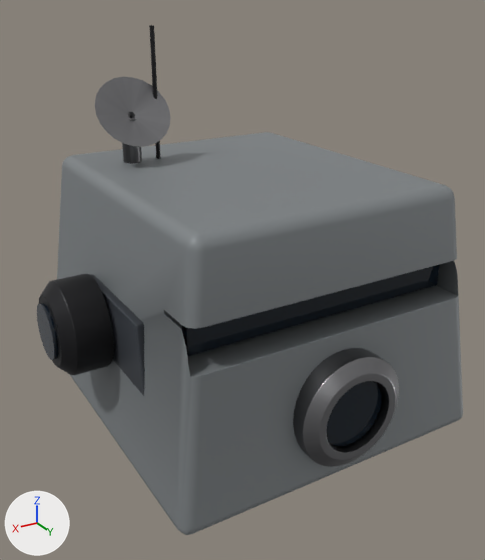
A saved change to the glTF model assets/export/models/bastion.head.glb.
Camera for both pictures: a camera (50 mm lens) standing at (1.75, 2.93, 1.44) and looking at (0.02, 0.04, 0.0). Arrows for +X, +Y and +Z are at lower left; the lights stay in place. The first picture is the older version. Vertices at exactly the same position are counted once.
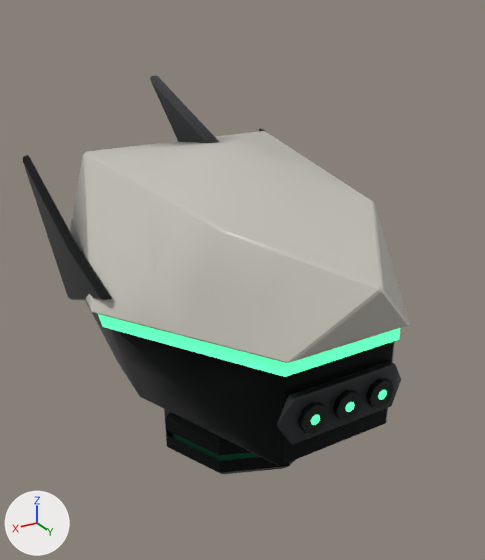
Location of each change, [x1, y1, x2, y2] in pixels of the pictures (485 x 560 px):
'Mesh_0', surface changed, reshaped (9% narrower, 22% shorter)
    before: [37, 25, 463, 535]
    after: [22, 76, 410, 474]
part 1 of me_mesh_0, added
    after: [298, 402, 329, 434]
part 2 of me_mesh_0, added
    after: [333, 390, 362, 420]
part 3 of me_mesh_0, added
    after: [366, 378, 394, 408]
part 4 of me_mesh_0, added
    after: [345, 402, 355, 412]
part 5 of me_mesh_0, rebuilt
    before: [57, 132, 463, 535]
    after: [85, 300, 395, 466]
part 6 of me_mesh_0, added
    after: [70, 131, 410, 363]
part 7 of me_mesh_0, added
    after: [150, 76, 219, 143]
part 8 of me_mesh_0, added (green)
    after: [98, 314, 400, 377]
part 9 of me_mesh_0, added
    after: [22, 155, 112, 300]
part 10 of me_mesh_0, added
    after: [277, 361, 401, 444]
part 11 of me_mesh_0, deleted
    before: [37, 25, 440, 446]
part 12 of me_mesh_0, cut back
    before: [91, 274, 399, 467]
    after: [164, 390, 387, 474]

The change, as a list of edits to the scene's bpy script:
```text
Change mat_armor:
    where n2 = _N.new('ShaderNodeMix'); n2.name = 'Mix'
    n2.inputs[7].default_value: (0.233, 0.253, 0.263, 1.0) -> (0.57, 0.554, 0.492, 1.0)  # 'B', grey #858a8c -> 'B', light grey #c7c4ba
Add mat_light:
    mat_light = bpy.data.materials.new('light')
    # nodes: BsdfPrincipled, Mix, OutputMaterial, VertexColor
    # colours: green #59ffad, mixed with the vertex colours
Change me_mesh_0:
    used by ob_mesh_0; location = (0.0, 0.0, 0.0)
    remove me_mesh_0.from_pydata(...)  # 3393 vertices, 6572 faces; spans x -1.08..1.08, y -0.94..1.02, z -1.0..1.28
    add me_mesh_0.from_pydata(...)  # 843 vertices, 1622 faces; spans x -0.87..0.87, y -1.12..1.09, z -1.0..0.96
    me_mesh_0 part 1: a new loose piece, an 8-sided cylinder along y spanning x 0.12..0.27, y 0.915..0.955, z -0.375..-0.225, in mat_glass
    me_mesh_0 part 2: a new loose piece, an 8-sided cylinder along y spanning x -0.075..0.075, y 0.915..0.955, z -0.375..-0.225, in mat_glass
    me_mesh_0 part 3: a new loose piece, an 8-sided cylinder along y spanning x -0.27..-0.12, y 0.915..0.955, z -0.375..-0.225, in mat_glass
    me_mesh_0 part 4: a new loose piece, an 8-sided cylinder along y spanning x -0.0262..0.0262, y 0.955..0.9588, z -0.3263..-0.2738, in mat_light
    me_mesh_0 part 5: the loose piece of 120 vertices spanning x -0.85..0.85, y -0.94..0.94, z -0.7..0.6 is rebuilt with 161 vertices and now spans x -0.79..0.79, y -0.77..0.88, z -0.72..-0.06, in mat_dark
    me_mesh_0 part 6: a new loose piece of 179 vertices spanning x -0.87..0.87, y -0.86..1.09, z 0.0..0.7, in mat_armor
    me_mesh_0 part 7: a new loose piece of 93 vertices spanning x -0.04..0.04, y -1.07..0.49, z 0.5..0.96, in mat_armor2
    me_mesh_0 part 8: a new loose piece of 68 vertices spanning x -0.83..0.83, y -0.65..0.9, z -0.07..0.03, in mat_light
    me_mesh_0 part 9: a new loose piece of 64 vertices spanning x 0.8..0.85, y -1.12..0.16, z -0.12..0.55, in mat_dark
    me_mesh_0 part 10: a new loose piece of 48 vertices spanning x -0.36..0.36, y 0.88..0.93, z -0.42..-0.18, in mat_armor2
    me_mesh_0 part 11: 49 loose pieces with 2169 vertices, spanning x -1.08..1.08, y -0.86..0.99, z -0.86..1.28, are deleted
    me_mesh_0 part 12: 4 vertices moved within x -0.18..0.18, y 0.96, z -0.32..-0.28; 1096 vertices removed from x -0.81..0.81, y -0.62..1.02, z -1.0..0.1; 76 vertices added at x -0.5..0.5, y -0.5..0.96, z -1.0..-0.27
    other edits to the shape of me_mesh_0 do not show in these pictures
    remove me_mesh_0.materials.append(mat_metal)
    remove me_mesh_0.materials.append(mat_trim)
    add me_mesh_0.materials.append(mat_light)
```
